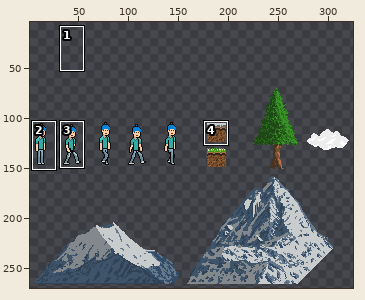
File history of a sprite sheet, L20_Platformer/assets/sprites/export/export_movement/allSprites.png. Above, an overview of the earlier version with the close-up marked.
Close-up. Old version:
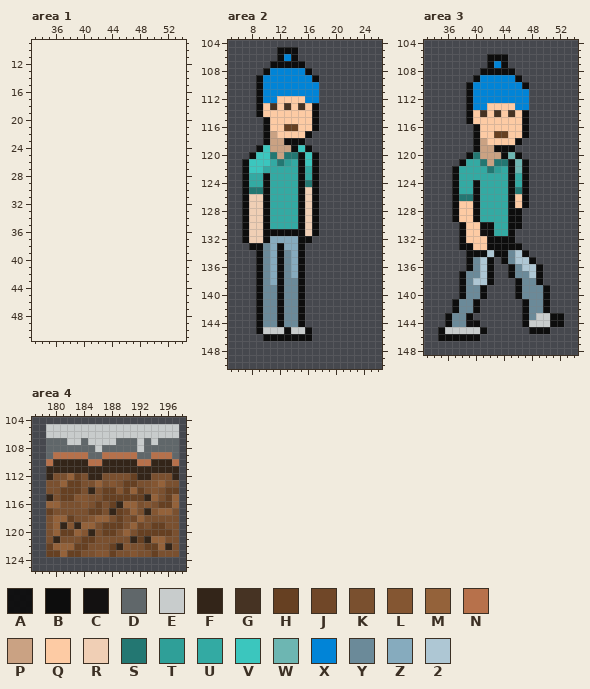
The file is 327x211 pixels. Pixels under 10% opacity are left out. Colours within 5 levels of each other are drawn and written as one. Shown: area 1: x 33..54, y 9..51; area 2: x 5..26, y 104..150; area 3: x 33..54, y 104..148; area 4: x 177..198, y 104..125. The old version is drawn lined up with the new one, on the new canvas. The wide view leaves out empty margins. The commit also changed other parts of the picture, which this record leaves out.
Palette (. is transparent): A #0d0d0ded  B #0d0d0d  C #131111  D #60676a  E #c8cccc  F #332519  G #463323  H #664022  J #704728  K #7a502f  L #845632  M #94623a  N #b7714b  P #caa283  Q #fdcba4  R #f0cfb5  S #237772  T #2f9f98  U #33aaa3  V #3bc6be  W #6db6b2  X #0184d7  Y #6b8a99  Z #86abbe  2 #aec7d4
Pixels before, area 2, first column x 7:
105 .....BBB...
106 .....BXB...
107 ....BBBBB..
108 ...BXXXXXB.
109 ..BXXXXXXXB
110 ..BXXXXXXXX
111 ..BXXXXXXXX
112 ..BXXQQQQXX
113 ..BQGQGQGQB
114 ..BQQQQQQQB
115 ...BQQQQQQB
116 ...BQQHHQQB
117 ...BPQQQQB.
118 ...BPPBBB..
119 ..BVPPPBVB.
120 .BVVSPSSBVB
121 BVVVUSTUBVB
122 BVVUUUUUBUB
123 BUUBUUUUBUB
124 BUUBUUUUBSB
125 BSSBUUUUBRB
126 BRRBUUUUBRB
127 BRRBUUUUBRB
128 BRRBUUUUBRB
129 BRRBUUUUBRB
130 BRRBUUUUBRB
131 BRRBBBBBBRB
132 BRRBZZZZBB.
133 .BBYZBZZB..
134 ..BYZBYZB..
135 ..BYZBYZB..
136 ..BYZBYZB..
137 ..BYZBYZB..
138 ..BYZBYYB..
139 ..BYYBYYB..
140 ..BYYBYYB..
141 ..BYYBYYB..
142 ..BYYBYYB..
143 ..BYYBYYB..
144 ..BYYBYYB..
145 ..BEEEBEEB.
146 ...BBBBBBB.
Pixels before, area 3, first column x 35:
106 .......BBB........
107 .......BXB........
108 ......BBBBB.......
109 .....BXXXXXB......
110 ....BXXXXXXXB.....
111 ....BXXXXXXXX.....
112 ....BXXXXXXXX.....
113 ....BXXQQQQXX.....
114 ....BQGQGQGQB.....
115 ....BQQQQQQQB.....
116 .....BQQQQQQB.....
117 .....BQQHHQQB.....
118 .....BPQQQQB......
119 .....BPPBBB.......
120 ....BSPPPBWB......
121 ...BUUSPSSBWB.....
122 ..BUUUUSTUBWB.....
123 ..BUUUUUUUBUB.....
124 ..BUUBUUUUBUB.....
125 ..BUUBUUUUBSB.....
126 ..BSSBUUUUBQB.....
127 ..BQQBUUUUBQB.....
128 ..BQQBUUUUBB......
129 ..BQQBUUUUBB......
130 ...BQQBBUUBB......
131 ...BQQCBUUB.......
132 ...BQQQBBBB.......
133 ...BBQQBBBBB......
134 ....BBB2BBY2B.....
135 ....BY2B.BY22B....
136 ....BY2B..BY22B...
137 ...BYY2B..BYY2B...
138 ...BY22B...BYYB...
139 ...BYYB....BYYYB..
140 ...BYYB....BYYYB..
141 ..BYYB......BYYB..
142 ..BYYB......BYYB..
143 .BYYB.......BYEEBB
144 .BYYAB......BEEEBB
145 BEEEEEB......BBB..
146 BBBBBB............
Pixels before, area 4, first column x 179:
105 EEEEEEEEEEEEEEEEEEE
106 EEEEEEEEEEEEEEEEEEE
107 DDDEEDEEEEDDDEDEDDD
108 DDDDDDDEDDDDDEDDDDD
109 DNNNNNDDNNNNNDDNNND
110 NFFFFFNNFFFFFNNFFFN
111 FFFFFFFFFFFFFFFFFFF
112 FKKMHKFFKKKKHFFKKKF
113 KKMHHKKMKLKHHKKLMKK
114 KKHHHKFKHHLHMHKLKHH
115 FKHHLLKKHHHHHHFMKHM
116 MMKKKLKHKHFMMKLKHHM
117 HKKKKKHHKFHJMKFLMMK
118 KMMHKKLMMKHKJMKKKKK
119 KMFLFMMKHHHKMJKHHKK
120 KMHHMLFKHHKMKHHHHHK
121 KFKKKHHKKKKKFHFMMKK
122 HMMMHHKKKHFLKKHHMFK
123 HHMHHKKLLHKKLKKHKKK
Now the later version:
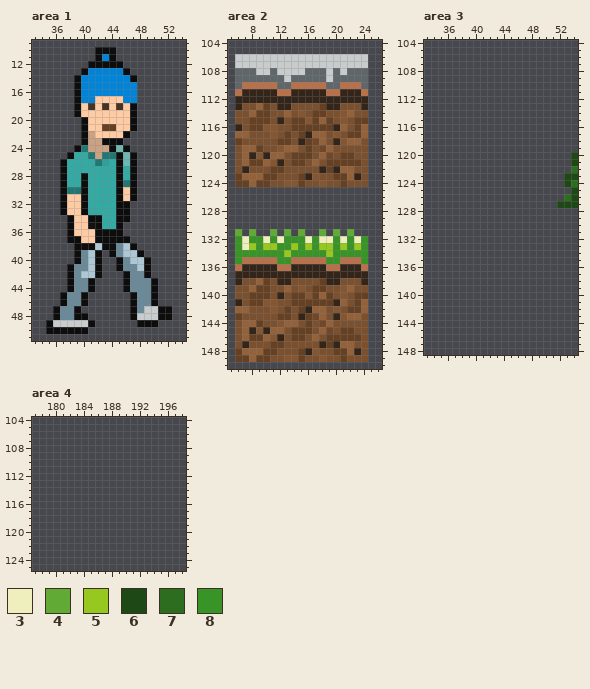
Colours new in this view: 3 #efeebd  4 #61aa35  5 #96c81f  6 #1e4815  7 #2d6d20  8 #389426
What changed:
canvas 327x211 -> 327x279, the old top-left corner now at 0,63
Area 1:
y 10: x 42..44 ... -> BBB
y 11: x 42..44 ... -> BXB
y 12: x 41..45 ..... -> BBBBB
y 13: x 40..46 ....... -> BXXXXXB
y 14: x 39..47 ......... -> BXXXXXXXB
y 15..16: x 39..47 ......... -> BXXXXXXXX
y 17: x 39..47 ......... -> BXXQQQQXX
y 18: x 39..47 ......... -> BQGQGQGQB
y 19: x 39..47 ......... -> BQQQQQQQB
y 20: x 40..47 ........ -> BQQQQQQB
y 21: x 40..47 ........ -> BQQHHQQB
y 22: x 40..46 ....... -> BPQQQQB
y 23: x 40..45 ...... -> BPPBBB
y 24: x 39..46 ........ -> BSPPPBWB
y 25: x 38..47 .......... -> BUUSPSSBWB
y 26: x 37..47 ........... -> BUUUUSTUBWB
y 27: x 37..47 ........... -> BUUUUUUUBUB
y 28: x 37..47 ........... -> BUUBUUUUBUB
y 29: x 37..47 ........... -> BUUBUUUUBSB
y 30: x 37..47 ........... -> BSSBUUUUBQB
y 31: x 37..47 ........... -> BQQBUUUUBQB
y 32..33: x 37..46 .......... -> BQQBUUUUBB
y 34: x 38..46 ......... -> BQQBBUUBB
y 35: x 38..45 ........ -> BQQCBUUB
y 36: x 38..45 ........ -> BQQQBBBB
y 37: x 38..46 ......... -> BBQQBBBBB
y 38: x 39..47 ......... -> BBB2BBY2B
y 39: x 39..42 .... -> BY2B; x 44..48 ..... -> BY22B
y 40: x 39..42 .... -> BY2B; x 45..49 ..... -> BY22B
y 41: x 38..42 ..... -> BYY2B; x 45..49 ..... -> BYY2B
y 42: x 38..42 ..... -> BY22B; x 46..49 .... -> BYYB
y 43..44: x 38..41 .... -> BYYB; x 46..50 ..... -> BYYYB
y 45..46: x 37..40 .... -> BYYB; x 47..50 .... -> BYYB
y 47: x 36..39 .... -> BYYB; x 47..52 ...... -> BYEEBB
y 48: x 36..40 ..... -> BYYBB; x 47..52 ...... -> BEEEBB
y 49: x 35..41 ....... -> BEEEEEB; x 48..50 ... -> BBB
y 50: x 35..40 ...... -> BBBBBB
Area 2:
y 105: x 12..14 BBB -> ...
y 106: x 6..24 ......BXB.......... -> EEEEEEEEEEEEEEEEEEE
y 107: x 6..24 .....BBBBB......... -> EEEEEEEEEEEEEEEEEEE
y 108: x 6..24 ....BXXXXXB........ -> DDDEEDEEEEDDDEDEDDD
y 109: x 6..24 ...BXXXXXXXB....... -> DDDDDDDEDDDDDEDDDDD
y 110: x 6..24 ...BXXXXXXXX....... -> DNNNNNDDNNNNNDDNNND
y 111: x 6..24 ...BXXXXXXXX....... -> NFFFFFNNFFFFFNNFFFN
y 112: x 6..24 ...BXXQQQQXX....... -> FFFFFFFFFFFFFFFFFFF
y 113: x 6..24 ...BQGQGQGQB....... -> FKKMHKFFKKKKHFFKKKF
y 114: x 6..24 ...BQQQQQQQB....... -> KKMHHKKMKLKHHKKLMKK
y 115: x 6..24 ....BQQQQQQB....... -> KKHHHKFKHHLHMHKLKHH
y 116: x 6..13 ....BQQH -> FKHHLLKK; x 15..24 QQB....... -> HHHHHFMKHM
y 117: x 6..24 ....BPQQQQB........ -> MMKKKLKHKHFMMKLKHHM
y 118: x 6..24 ....BPPBBB......... -> HKKKKKHHKFHJMKFLMMK
y 119: x 6..24 ...BVPPPBVB........ -> KMMHKKLMMKHKJMKKKKK
y 120: x 6..24 ..BVVSPSSBVB....... -> KMFLFMMKHHHKMJKHHKK
y 121: x 6..24 .BVVVUSTUBVB....... -> KMHHMLFKHHKMKHHHHHK
y 122: x 6..24 .BVVUUUUUBUB....... -> KFKKKHHKKKKKFHFMMKK
y 123: x 6..24 .BUUBUUUUBUB....... -> HMMMHHKKKHFLKKHHMFK
y 124: x 6..24 .BUUBUUUUBSB....... -> HHMHHKKLLHKKLKKHKKK
y 125: x 7..17 BSSBUUUUBRB -> ...........
y 126..130: x 7..17 BRRBUUUUBRB -> ...........
y 131: x 6..18 .BRRBBBBBBRB. -> 4.4..4.4.4..4; x 20 . -> 4; x 22 . -> 4
y 132: x 6..24 .BRRBZZZZBB........ -> 8388383888383383838
y 133: x 6..24 ..BBYZBZZB......... -> 8358558858585585858
y 134: x 6..24 ...BYZBYZB......... -> 8888888588888588888
y 135: x 6..24 ...BYZBYZB......... -> 8NNNNN88NNNNN88NNN8
y 136: x 6..24 ...BYZBYZB......... -> NFFFFFNNFFFFFNNFFFN
y 137: x 6..24 ...BYZBYZB......... -> FFFFFFFFFFFFFFFFFFF
y 138: x 6..24 ...BYZBYYB......... -> FKKMHKFFKKKKHFFKKKF
y 139: x 6..24 ...BYYBYYB......... -> KKMHHKKMKLKHHKKLMKK
y 140: x 6..24 ...BYYBYYB......... -> KKHHHKFKHHLHMHKLKHH
y 141: x 6..24 ...BYYBYYB......... -> FKHHLLKKHHHHHHFMKHM
y 142: x 6..24 ...BYYBYYB......... -> MMKKKLKHKHFMMKLKHHM
y 143: x 6..24 ...BYYBYYB......... -> HKKKKKHHKFHJMKFLMMK
y 144: x 6..24 ...BYYBYYB......... -> KMMHKKLMMKHKJMKKKKK
y 145: x 6..24 ...BEEEBEEB........ -> KMFLFMMKHHHKMJKHHKK
y 146: x 6..24 ....BBBBBBB........ -> KMHHMLFKHHKMKHHHHHK
y 147: x 6..24 ................... -> KFKKKHHKKKKKFHFMMKK
y 148: x 6..24 ................... -> HMMMHHKKKHFLKKHHMFK
y 149: x 6..24 ................... -> HHMHHKKLLHKKLKKHKKK
Area 3:
y 106: x 42..44 BBB -> ...
y 107: x 42..44 BXB -> ...
y 108: x 41..45 BBBBB -> .....
y 109: x 40..46 BXXXXXB -> .......
y 110: x 39..47 BXXXXXXXB -> .........
y 111..112: x 39..47 BXXXXXXXX -> .........
y 113: x 39..47 BXXQQQQXX -> .........
y 114: x 39..47 BQGQGQGQB -> .........
y 115: x 39..47 BQQQQQQQB -> .........
y 116: x 40..47 BQQQQQQB -> ........
y 117: x 40..47 BQQHHQQB -> ........
y 118: x 40..46 BPQQQQB -> .......
y 119: x 40..45 BPPBBB -> ......
y 120: x 39..46 BSPPPBWB -> ........; x 54 . -> 6
y 121: x 38..47 BUUSPSSBWB -> ..........; x 54 . -> 6
y 122: x 37..47 BUUUUSTUBWB -> ...........; x 54 . -> 7
y 123: x 37..47 BUUUUUUUBUB -> ...........; x 53..54 .. -> 66
y 124: x 37..47 BUUBUUUUBUB -> ...........; x 53..54 .. -> 67
y 125: x 37..47 BUUBUUUUBSB -> ...........; x 54 . -> 6
y 126: x 37..47 BSSBUUUUBQB -> ...........; x 53..54 .. -> 76
y 127: x 37..47 BQQBUUUUBQB -> ...........; x 52..54 ... -> 666
y 128..129: x 37..46 BQQBUUUUBB -> ..........
y 130: x 38..46 BQQBBUUBB -> .........
y 131: x 38..45 BQQCBUUB -> ........
y 132: x 38..45 BQQQBBBB -> ........
y 133: x 38..46 BBQQBBBBB -> .........
y 134: x 39..47 BBB2BBY2B -> .........
y 135: x 39..42 BY2B -> ....; x 44..48 BY22B -> .....
y 136: x 39..42 BY2B -> ....; x 45..49 BY22B -> .....
y 137: x 38..42 BYY2B -> .....; x 45..49 BYY2B -> .....
y 138: x 38..42 BY22B -> .....; x 46..49 BYYB -> ....
y 139..140: x 38..41 BYYB -> ....; x 46..50 BYYYB -> .....
y 141..142: x 37..40 BYYB -> ....; x 47..50 BYYB -> ....
y 143: x 36..39 BYYB -> ....; x 47..52 BYEEBB -> ......
y 144: x 36..40 BYYAB -> .....; x 47..52 BEEEBB -> ......
y 145: x 35..41 BEEEEEB -> .......; x 48..50 BBB -> ...
y 146: x 35..40 BBBBBB -> ......
Area 4:
y 105..106: x 179..197 EEEEEEEEEEEEEEEEEEE -> ...................
y 107: x 179..197 DDDEEDEEEEDDDEDEDDD -> ...................
y 108: x 179..197 DDDDDDDEDDDDDEDDDDD -> ...................
y 109: x 179..197 DNNNNNDDNNNNNDDNNND -> ...................
y 110: x 179..197 NFFFFFNNFFFFFNNFFFN -> ...................
y 111: x 179..197 FFFFFFFFFFFFFFFFFFF -> ...................
y 112: x 179..197 FKKMHKFFKKKKHFFKKKF -> ...................
y 113: x 179..197 KKMHHKKMKLKHHKKLMKK -> ...................
y 114: x 179..197 KKHHHKFKHHLHMHKLKHH -> ...................
y 115: x 179..197 FKHHLLKKHHHHHHFMKHM -> ...................
y 116: x 179..197 MMKKKLKHKHFMMKLKHHM -> ...................
y 117: x 179..197 HKKKKKHHKFHJMKFLMMK -> ...................
y 118: x 179..197 KMMHKKLMMKHKJMKKKKK -> ...................
y 119: x 179..197 KMFLFMMKHHHKMJKHHKK -> ...................
y 120: x 179..197 KMHHMLFKHHKMKHHHHHK -> ...................
y 121: x 179..197 KFKKKHHKKKKKFHFMMKK -> ...................
y 122: x 179..197 HMMMHHKKKHFLKKHHMFK -> ...................
y 123: x 179..197 HHMHHKKLLHKKLKKHKKK -> ...................
